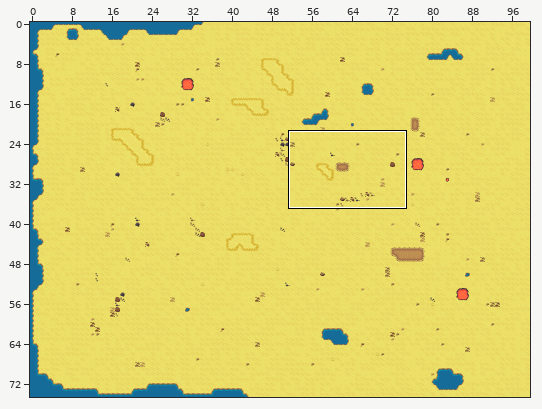
Level history. Tiled map: assets/maps/level1.tmx. Above, an overview of the earlier version with the close-up marked.
Close-up. As it was:
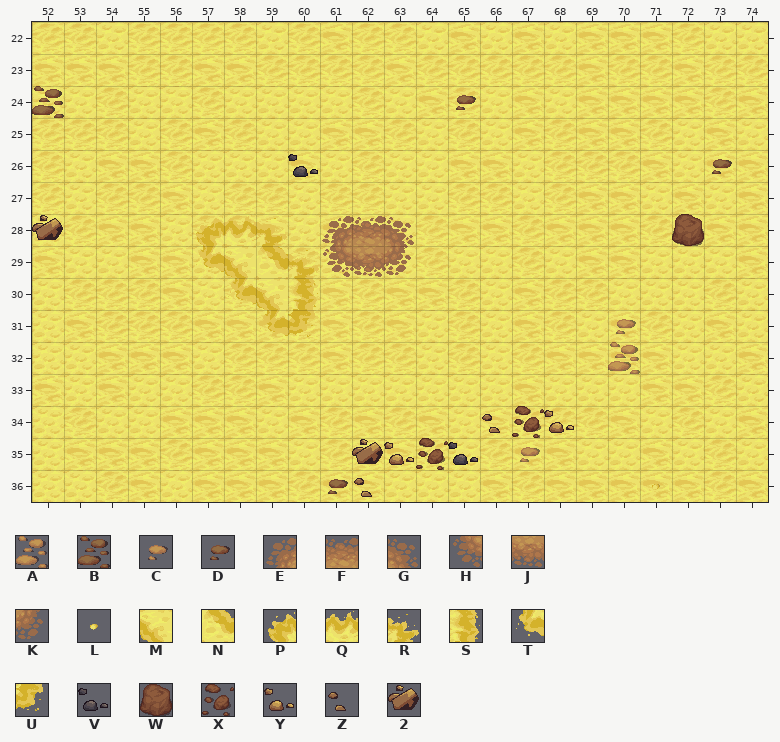
Cells are 32x32 px. Shown: x 52..74, y 22..36. The commit also changed other parts of the map, which this record leaves out.
Key: from "terrain": A 0, B 3, C 21, D 24, E 42, F 43, G 44, H 84, J 85, K 86, L 252, M 254, N 274, P 294, Q 295, R 296, S 317, T 336, U 338, V 396, W 439, X 440, Y 459, Z 460, 2 461.
_ is an empty cell.
Layers that did not change in this view are not listed.
Layer "top" before, first column x 52:
22 _______________________
23 _______________________
24 B____________D_________
25 _______________________
26 ________V____________D_
27 _______________________
28 2____PQR_EFG________W__
29 _____TMNRHJK___________
30 ______TMS______________
31 _______TU_________C____
32 __________________A____
33 _______________________
34 ______________ZXY______
35 __________2YXV_C_______
36 _________DZ________L___
After the commit:
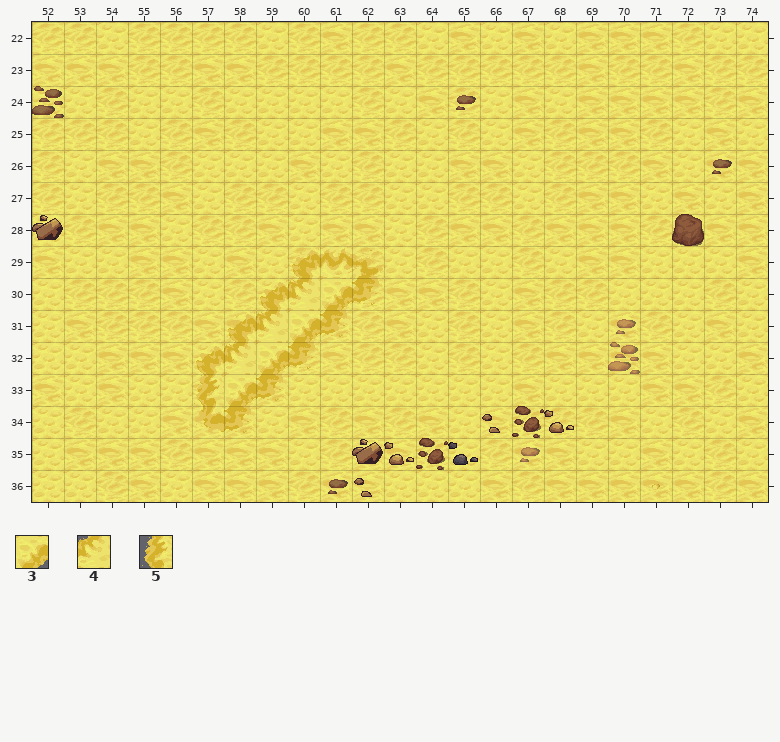
Further tiles: from "terrain": 3 253, 4 275, 5 315.
From old to new:
{"where": "layer \"top\""}
{"y":26,"x":60,"old":"V","new":"_"}
{"y":28,"x":57,"old":"PQR","new":"___"}
{"y":28,"x":61,"old":"EFG","new":"___"}
{"y":29,"x":57,"old":"TMNRHJK","new":"___PQR_"}
{"y":30,"x":58,"old":"TMS__","new":"_P43U"}
{"y":31,"x":58,"old":"_TU_","new":"P43U"}
{"y":32,"x":57,"old":"____","new":"P43U"}
{"y":33,"x":57,"old":"___","new":"53U"}
{"y":34,"x":57,"old":"__","new":"TU"}
{"label":"removed","picture_box":[288,154,318,177]}
{"label":"changed","picture_box":[194,215,414,433]}
